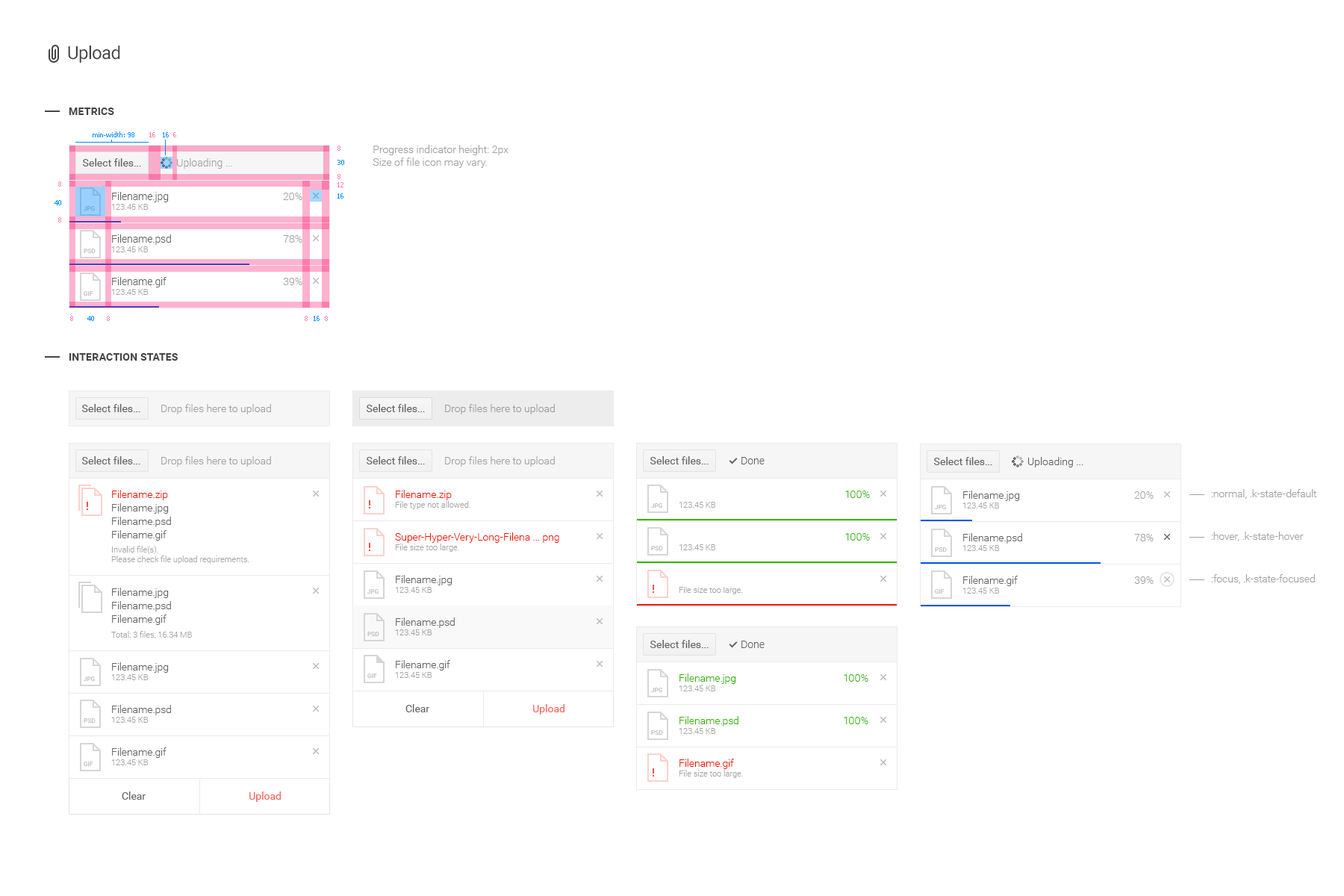
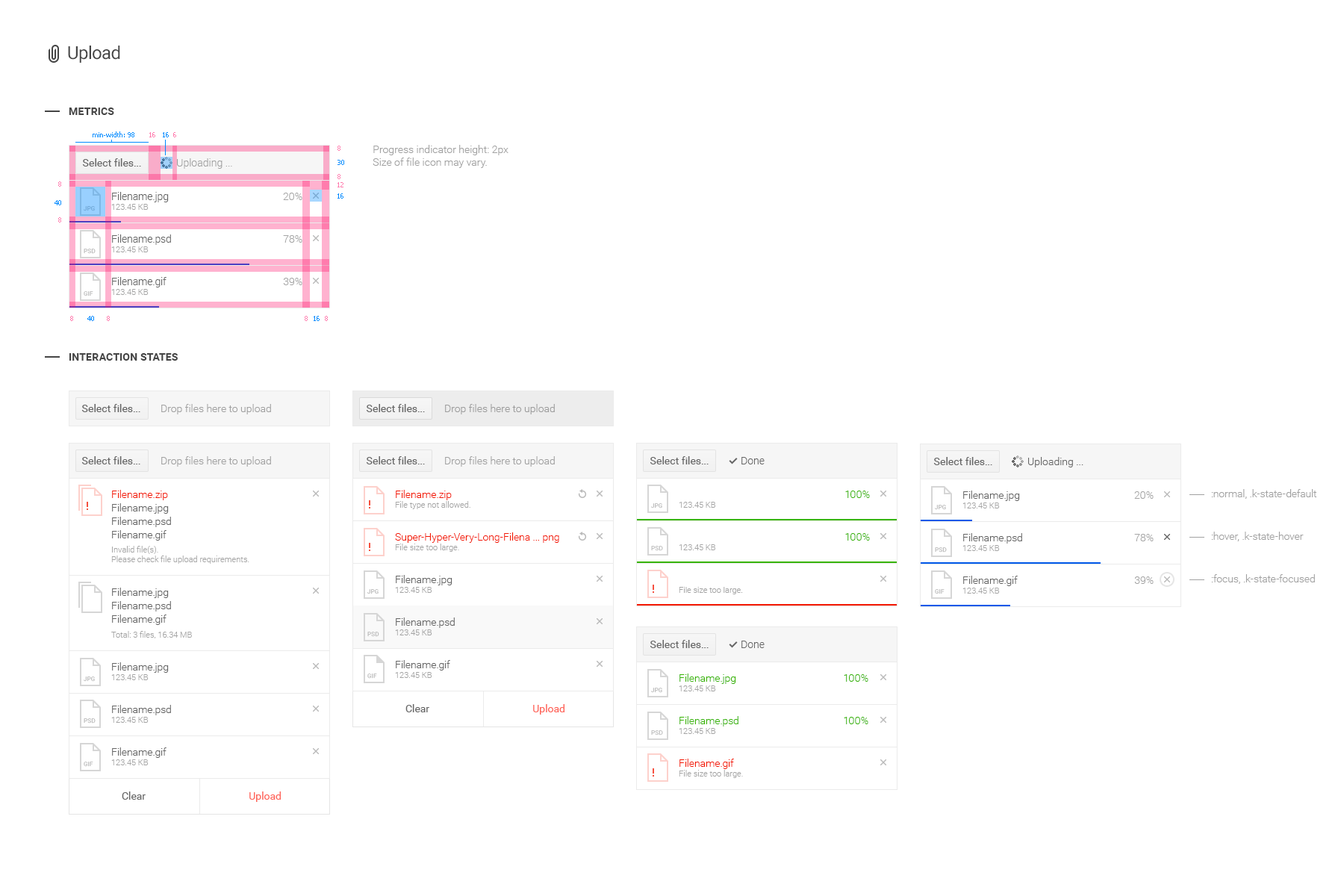
The second 1344 × 896 image is a revision of the first. Changes to its layers:
added layer "retry" (1st of 2, in "Interaction states" › "Basic") in group "Basic" over <box>577,488,587,498</box>
added layer "retry" (2nd of 2, in "Interaction states" › "Basic") in group "Basic" over <box>577,531,587,541</box>
